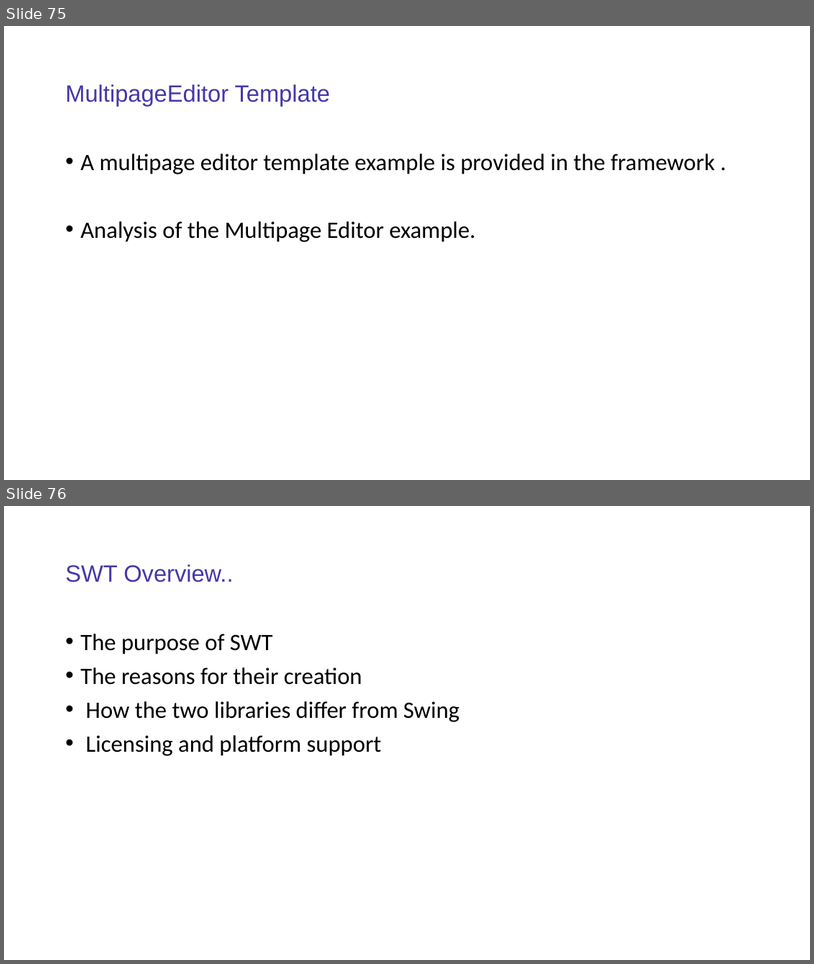
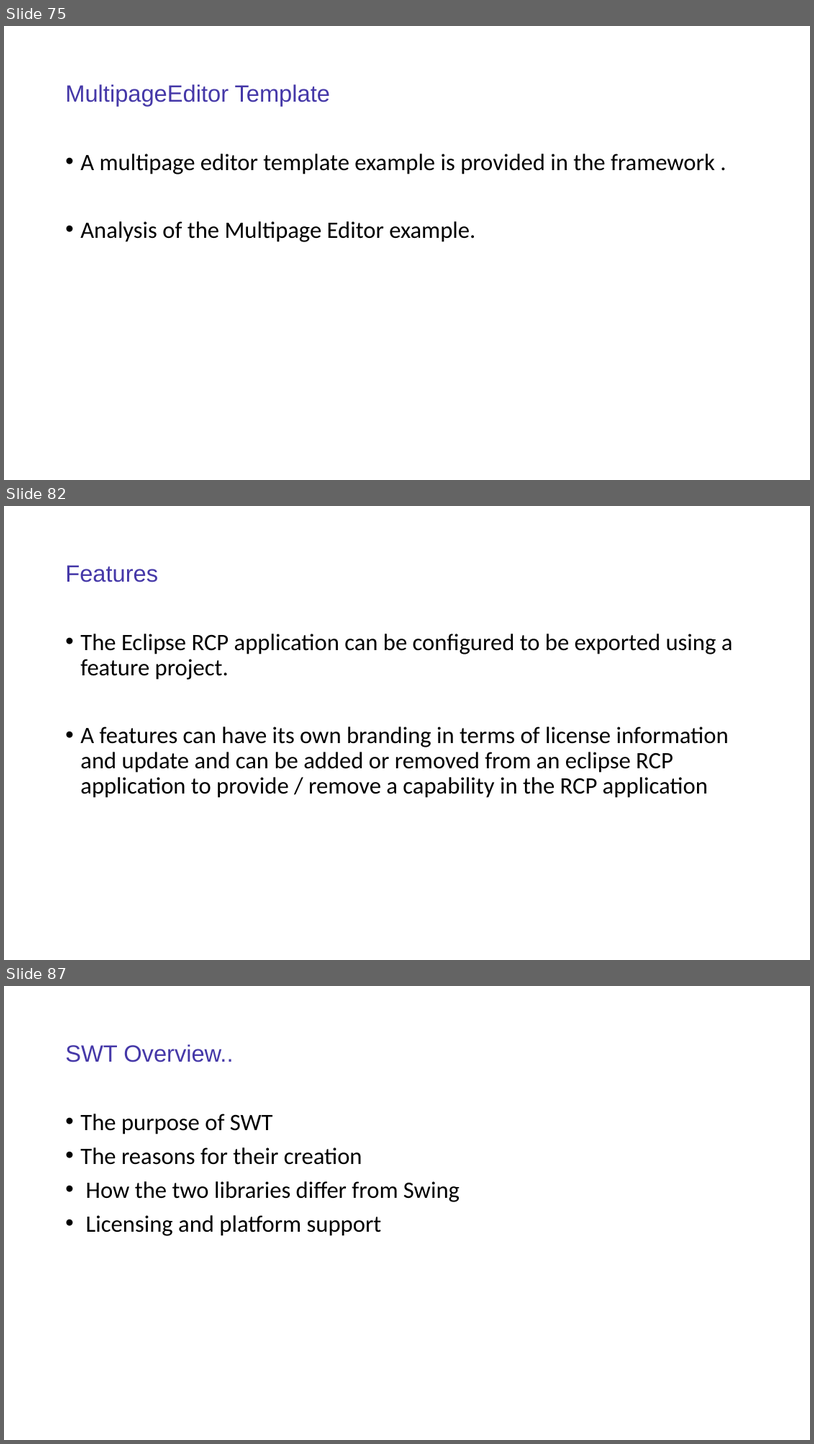
Before and after one commit to sabir123/RCP.Presentations, a slide deck: Eclipse_RCP_Training.pptx. Shown one above the other, each under a label of ours: slides 75 and 76 before the commit, slides 75, 82 and 87 after it; the slides between them are not shown. The pictures are 814x964 and 814x1444 pixels, drawn with LibreOffice and Linux fonts; fonts in the diff are those of the drawing. Boxes give left, top, right and bottom in pixels: in the first picture for what was removed or moved away, otherwise in the second. Text is boxed around its words. In the diff, an @@ line names an element or a change of style, - is before the commit and + after.

```diff
--- a/Eclipse_RCP_Training.pptx
+++ b/Eclipse_RCP_Training.pptx
@@ slide 82 added at bbox=[4, 506, 810, 960], background #FFFFFF @@
@@ title added at bbox=[65, 565, 158, 582], 28 pt, text #4538A8 @@
+Features
@@ text added at bbox=[80, 633, 733, 798], 28 pt, text #000000 @@
+• The Eclipse RCP application can be configured to be exported using a feature project.
+• A features can have its own branding in terms of license information and update and can be added or removed from an eclipse RCP application to provide / remove a capability in the RCP application
@@ what was slide 76 is now slide 87 @@
```
Also in this commit, not shown: 7 slides changed, 27 other slides added.
